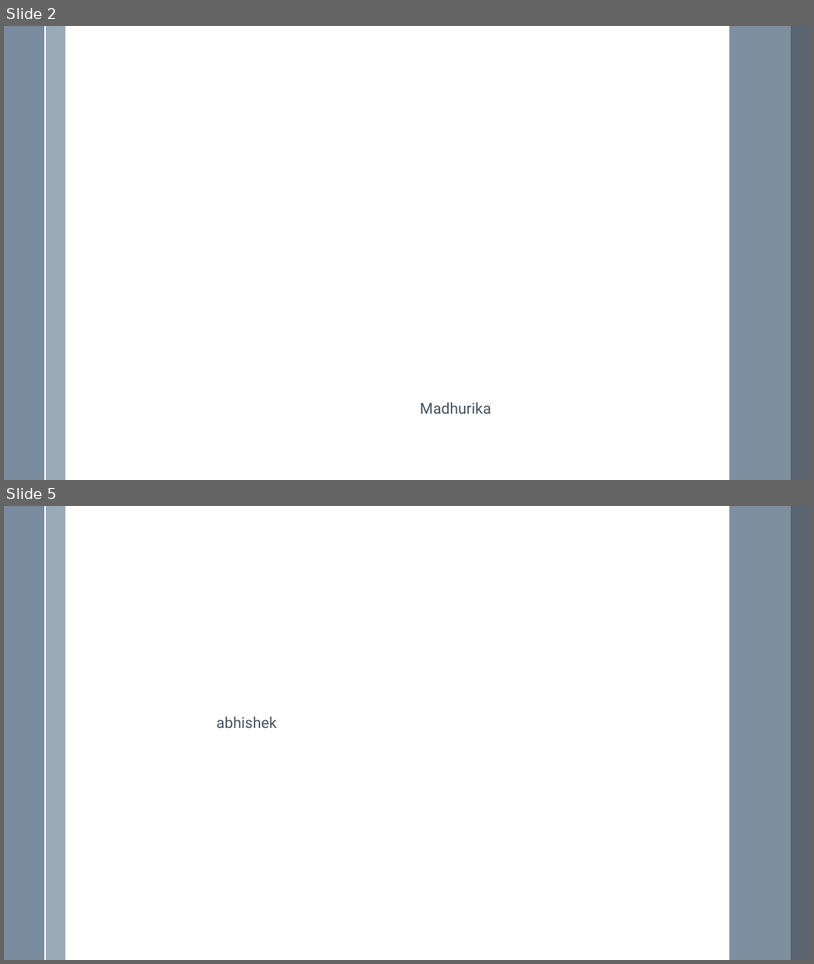
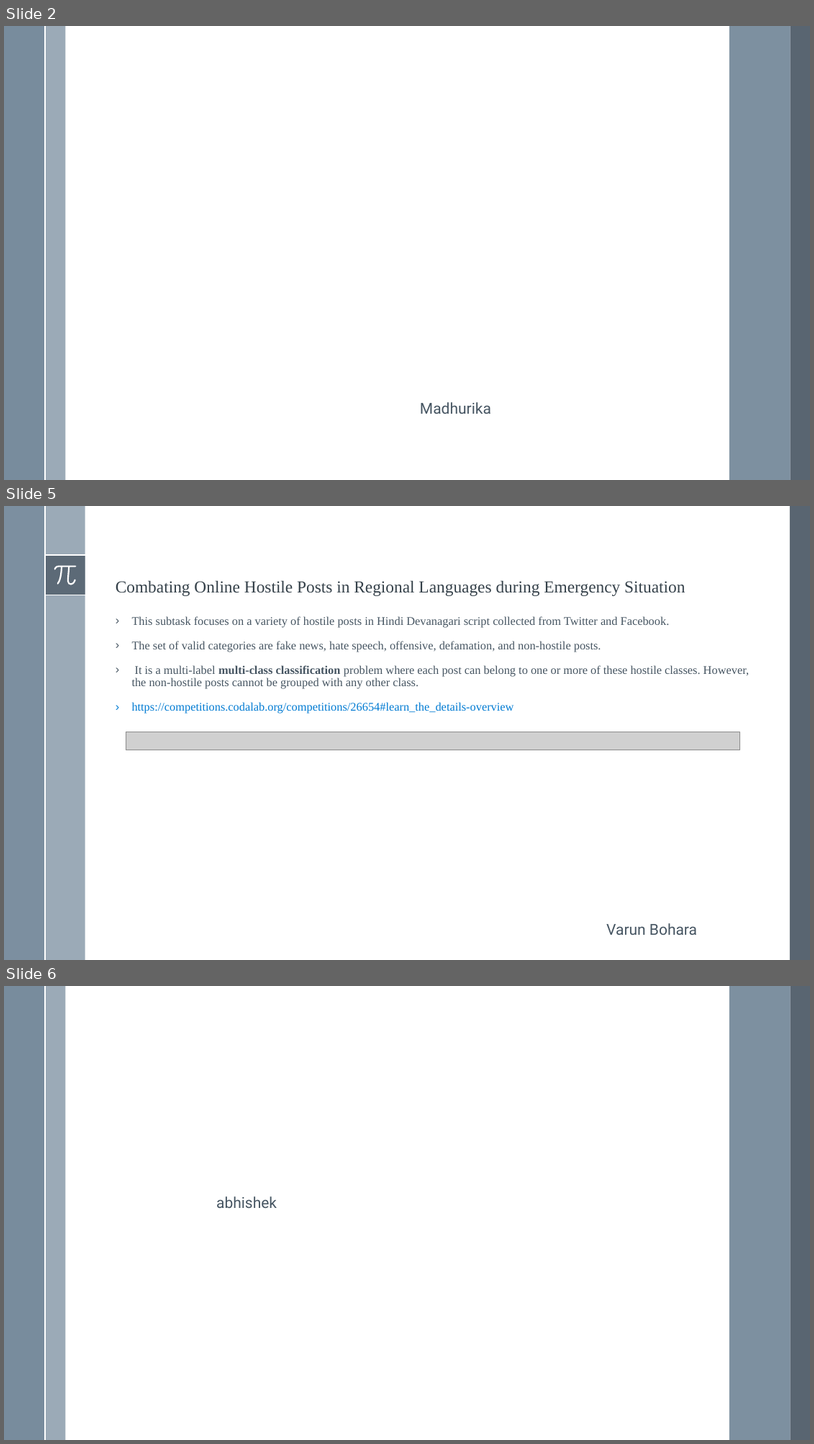
Before and after one commit to VarunBohara/Mini-Project-Documents, a slide deck: Ideas -- v3.0.pptx. Shown one above the other, each under a label of ours: slides 2 and 5 before the commit, slides 2, 5 and 6 after it; the slides between them are not shown. The pictures are 814x964 and 814x1444 pixels, drawn with LibreOffice and Linux fonts; fonts in the diff are those of the drawing; grey boxes stand for pictures. Boxes give left, top, right and bottom in pixels: in the first picture for what was removed or moved away, otherwise in the second. Text is boxed around its words. In the diff, an @@ line names an element or a change of style, - is before the commit and + after.

```diff
--- a/Ideas -- v3.0.pptx
+++ b/Ideas -- v3.0.pptx
@@ slide 5 added at (4,506,810,960), background #FFFFFF; not listed: 1 template element that a slide beside it also shows @@
@@ rectangle added at (4,506,44,960), fill #6A8093 at 88% opacity @@
@@ rectangle added at (44,506,85,960), fill #9BAAB7 @@
@@ rectangle added at (790,506,810,960), fill #475562 at 90% opacity @@
@@ rectangle added at (44,555,85,595), fill #475562 at 75% opacity @@
@@ line added from (44, 555) to (85, 555), #FFFFFF 1.5 pt @@
@@ freeform shape added at (54,565,77,584), fill #FFFFFF @@
@@ title added at (116,581,685,596), 20 pt, text #35404A @@
+Combating Online Hostile Posts in Regional Languages during Emergency Situation
@@ line added from (44, 595) to (85, 595), #FFFFFF 1.5 pt @@
@@ text added at (132,616,749,713), 14 pt, text #465562 @@
+› This subtask focuses on a variety of hostile posts in Hindi Devanagari script collected from Twitter and Facebook.
+› The set of valid categories are fake news, hate speech, offensive, defamation, and non-hostile posts.
+› It is a multi-label multi-class classification problem where each post can belong to one or more of these hostile classes. However, the non-hostile posts cannot be grouped with any other class.
+› https://competitions.codalab.org/competitions/26654#learn_the_details-overview
@@ picture added at (126,731,741,750) @@
@@ text added at (607,923,697,934), 18 pt, text #465562 @@
+Varun Bohara
@@ what was slide 5 is now slide 6 @@
```
Also in this commit, not shown: 2 other slides added, 2 slides removed.
